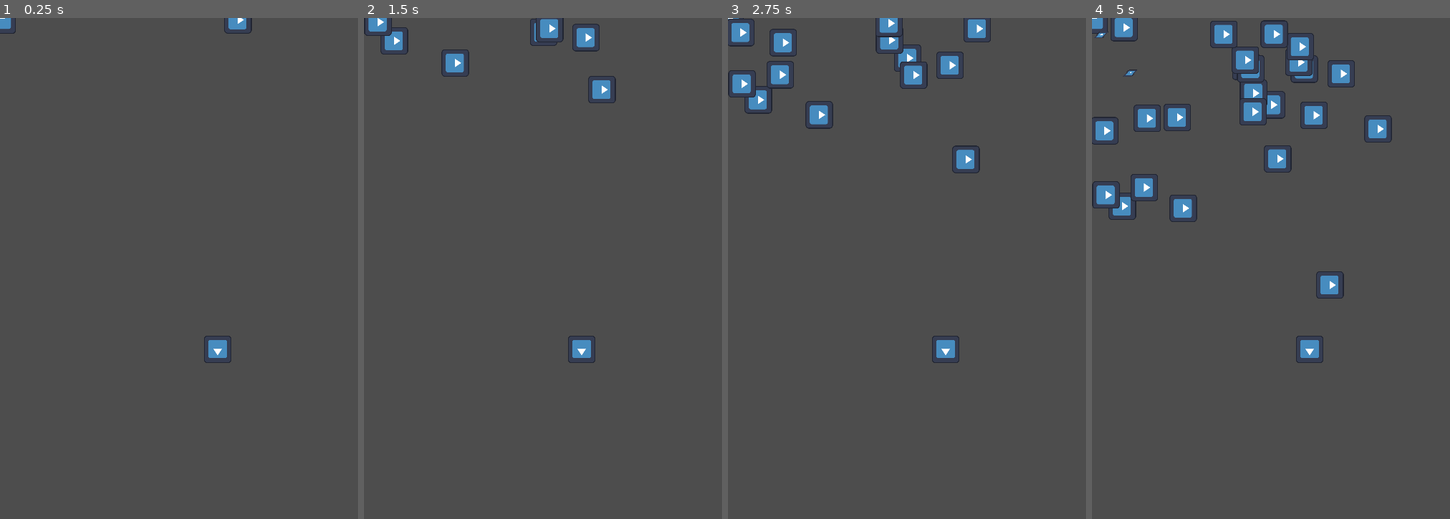
Above: before the commit, frames 1-4 (left to right).
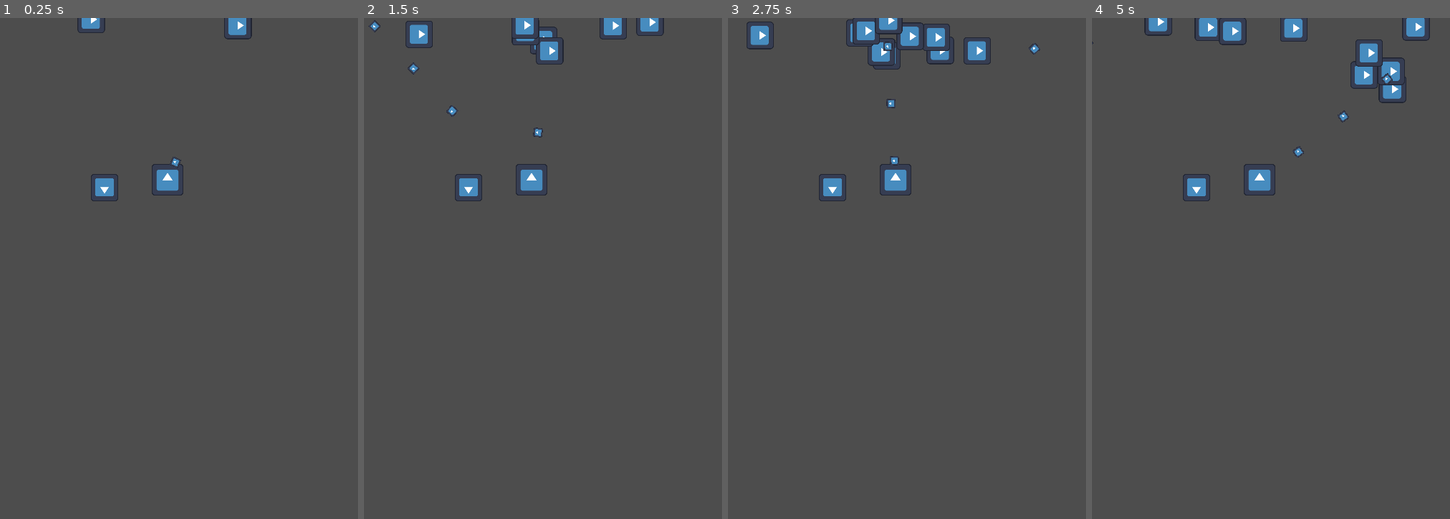
Above: after the commit, the same moments.

Repository: Chet-afk/tower-def
Game: Godot game, scene res://main.tscn
Same seed, same stepped clock (60 frames per second), same inputs: the game is played once before the commit and once after it. The engine's default icon, where the game draws it, is replaced by a stand-in: a white triangle on a blue panel in a dark square.
Inputs (mouse positions are in pixels of both pictures, inside the frame that each line leads up to):
- Up to frame 1 (0.25 s): no input
- Up to frame 2 (1.5 s): move the mouse to (621, 243) at 0.52 s; press the mouse at (621, 243) at 0.53 s; move the mouse to (471, 293) at 1.27 s; release the mouse at (471, 293) at 1.28 s; click (471, 293) at 1.35 s
- Up to frame 3 (2.75 s): move the mouse to (942, 158) at 2.02 s; press the mouse at (942, 158) at 2.03 s
- Up to frame 4 (5 s): move the mouse to (1253, 368) at 2.77 s; release the mouse at (1253, 368) at 2.78 s; click (1253, 368) at 2.85 s; move the mouse to (1378, 343) at 3.52 s; press the mouse at (1378, 343) at 3.53 s; move the mouse to (1163, 193) at 4.27 s; release the mouse at (1163, 193) at 4.28 s; click (1163, 193) at 4.35 s

The runs differ from the first frame. In frame 1, 1.1% of the frame differs, in the area x 0-71%, y 0-69%; in frame 2, 3.2%; in frame 3, 5.0%; in frame 4, 7.5%, in the area x 0-95%, y 0-69%.

Commit message:
Bullets now point and move towards enemies. Tower Targetting.

Diff:
--- a/tower_def/Attacks/attack.gd
+++ b/tower_def/Attacks/attack.gd
@@ -1,11 +1,12 @@
 extends CharacterBody2D
 class_name base_attack
 
-var atk: int
+var atk: int = 0
+var speed: int = 800
 # Called when the node enters the scene tree for the first time.
 func _ready():
-	# This needs to change to the enemy in question
-	self.set_velocity(Vector2(randi_range(-100,80),randi_range(-100,80)))
+	pass
+
 
 
 # Called every frame. 'delta' is the elapsed time since the previous frame.
@@ -15,5 +16,15 @@
 func set_atk(damage):
 	atk = damage
 
+func set_target(enemy_position: Vector2):
+	self.look_at(enemy_position)
+	var direction: Vector2 = enemy_position - self.position
+	self.set_velocity(direction.normalized() * speed)
+
 func get_atk() -> int:
 	return(atk)
+
+
+
+func _on_on_screen_check_screen_exited():
+	queue_free()
--- a/tower_def/Attacks/attack.tscn
+++ b/tower_def/Attacks/attack.tscn
@@ -4,6 +4,8 @@
 [ext_resource type="Texture2D" uid="uid://ci5bdk1igpd3" path="res://Sprites/icon.svg" id="2_0v8tb"]
 
 [sub_resource type="CapsuleShape2D" id="CapsuleShape2D_gqgxx"]
+radius = 6.0
+height = 14.0
 
 [node name="Attack" type="CharacterBody2D" groups=["attack"]]
 collision_mask = 0
@@ -12,8 +14,11 @@
 
 [node name="Sprite" type="Sprite2D" parent="."]
 scale = Vector2(0.1, 0.1)
-skew = 0.733038
 texture = ExtResource("2_0v8tb")
 
 [node name="SpriteShape" type="CollisionShape2D" parent="."]
 shape = SubResource("CapsuleShape2D_gqgxx")
+
+[node name="OnScreenCheck" type="VisibleOnScreenNotifier2D" parent="."]
+
+[connection signal="screen_exited" from="OnScreenCheck" to="." method="_on_on_screen_check_screen_exited"]
--- a/tower_def/Units/PlayerUnit.gd
+++ b/tower_def/Units/PlayerUnit.gd
@@ -18,6 +18,9 @@
 
 # If the unit is able to attack or not
 var active: bool = false
+
+var enemies_in_range: Array[Node2D] = []
+var enemy_to_target: = Vector2(0,0)
 
 # Getters
 func get_atk_speed() -> float:
@@ -54,31 +57,39 @@
 	# Constant check for entering enemies into range
 	if not being_held and $Detection.has_overlapping_bodies():
 		active = true
+		enemies_in_range = $Detection.get_overlapping_bodies()
+		find_target()
 	else:
 		active = false
 
 # Signals section
+
 # Determine if the sprite should be clickable or not based off cursor
 func _on_snap_position_mouse_entered():
 	clickable = true
+
 func _on_snap_position_mouse_exited():
 	clickable = false
+
 # Check to see if unit is in snappable area
 func _on_snap_position_area_entered(area):
 	# Placers group is in the placement node
 	if area.is_in_group("placers"):
 		snappable_area = area
 		in_placeable_area = true
+
 func _on_snap_position_area_exited(area):
 	if area.is_in_group("placers"):
 		in_placeable_area = false
+
 func _on_attack_timer_timeout():
 	# Create the attack
 	if not active:
 		return
 	var attack = attack_scene.instantiate()
 	attack.set_position(self.get_position())
-	attack.set_atk(get_atk())
+	attack.set_atk(10)
+	attack.set_target(enemy_to_target)
 	# attach the bullets to the viewport
 	# otherwise will follow this tower node if moved
 	get_parent().add_child(attack)
@@ -97,3 +108,14 @@
 			prev_position = snappable_area.get_global_position()
 		else:
 			self.set_global_position(prev_position)
+
+func find_target():
+	# find the unit closest to bottom
+	if enemies_in_range.is_empty():
+		return
+
+	var lowest : Vector2 = Vector2(0,0)
+	for enemy in enemies_in_range:
+		if lowest.y < enemy.position.y:
+			lowest = enemy.position
+	enemy_to_target = lowest
--- a/tower_def/Units/enemy.gd
+++ b/tower_def/Units/enemy.gd
@@ -2,7 +2,9 @@
 
 var hp: = 10
 var atk: = 10
-
+# Check to ensure node does not queue free
+# before actually spawning
+var active: bool = false
 
 # Called when the node enters the scene tree for the first time.
 func _ready():
@@ -19,6 +21,12 @@
 
 func _on_hitbox_body_entered(body):
 	hp -= body.get_atk()
-	# Delete the bullet. Change this later when doing other
-	# Bullets so bullets handle their own freeing
-	body.queue_free()
+
+
+func _on_visible_on_screen_notifier_2d_screen_exited():
+	if active:
+		queue_free()
+
+
+func _on_visible_on_screen_notifier_2d_screen_entered():
+	active = true
--- a/tower_def/Units/enemy.tscn
+++ b/tower_def/Units/enemy.tscn
@@ -4,6 +4,7 @@
 [ext_resource type="Texture2D" uid="uid://ci5bdk1igpd3" path="res://Sprites/icon.svg" id="1_4o2qx"]
 
 [sub_resource type="RectangleShape2D" id="RectangleShape2D_g32iw"]
+size = Vector2(38, 39)
 
 [sub_resource type="RectangleShape2D" id="RectangleShape2D_673og"]
 size = Vector2(38, 39)
@@ -20,6 +21,7 @@
 texture = ExtResource("1_4o2qx")
 
 [node name="DetectionArea" type="CollisionShape2D" parent="."]
+position = Vector2(0, 0.5)
 shape = SubResource("RectangleShape2D_g32iw")
 
 [node name="Hitbox" type="Area2D" parent="."]
@@ -28,4 +30,8 @@
 position = Vector2(0, 0.5)
 shape = SubResource("RectangleShape2D_673og")
 
+[node name="VisibleOnScreenNotifier2D" type="VisibleOnScreenNotifier2D" parent="."]
+
 [connection signal="body_entered" from="Hitbox" to="." method="_on_hitbox_body_entered"]
+[connection signal="screen_entered" from="VisibleOnScreenNotifier2D" to="." method="_on_visible_on_screen_notifier_2d_screen_entered"]
+[connection signal="screen_exited" from="VisibleOnScreenNotifier2D" to="." method="_on_visible_on_screen_notifier_2d_screen_exited"]
--- a/tower_def/Units/player_unit.tscn
+++ b/tower_def/Units/player_unit.tscn
@@ -5,7 +5,7 @@
 [ext_resource type="PackedScene" uid="uid://dvjtvcdbknawy" path="res://Attacks/attack.tscn" id="2_tgv0o"]
 
 [sub_resource type="CircleShape2D" id="CircleShape2D_em1rt"]
-radius = 105.076
+radius = 323.014
 
 [sub_resource type="CircleShape2D" id="CircleShape2D_m5gxr"]
 radius = 36.1248
--- a/tower_def/main.tscn
+++ b/tower_def/main.tscn
@@ -20,7 +20,7 @@
 visible = false
 
 [node name="Placement2" parent="." instance=ExtResource("3_24vqi")]
-position = Vector2(304, 463)
+position = Vector2(146, 237)
 
 [node name="SpawnPath" type="Path2D" parent="."]
 curve = SubResource("Curve2D_1kf2a")
@@ -29,9 +29,10 @@
 position = Vector2(16, 0)
 
 [node name="MobSpawn" type="Timer" parent="."]
-wait_time = 0.2
+wait_time = 0.1
 autostart = true
 
 [node name="PlayerUnit" parent="." instance=ExtResource("5_uvvqn")]
+position = Vector2(234, 226)
 
 [connection signal="timeout" from="MobSpawn" to="." method="_on_mob_spawn_timeout"]
